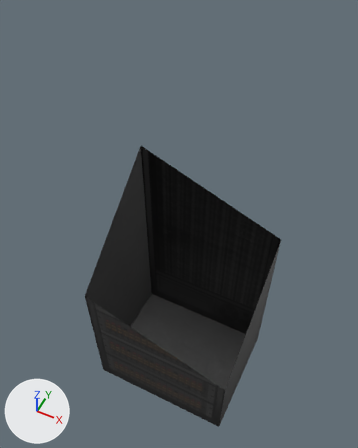
Renders of the FBX model Assets/Models/Props/Tech.fbx from each side of a commit.
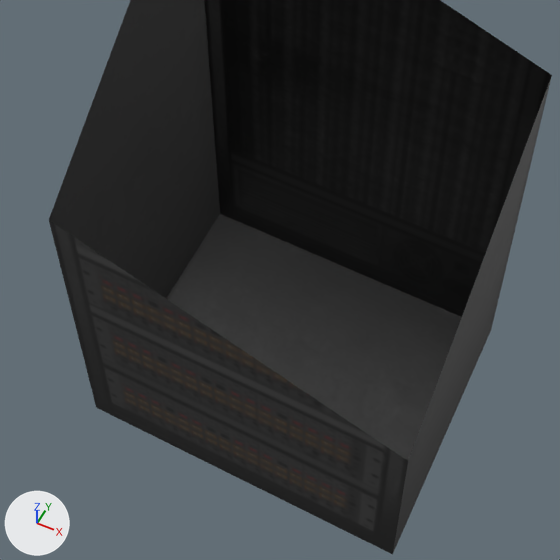
Old and new are each drawn whole from a 50 mm lens placed at (1.66, -3.43, 7.42), pointed at (-0.19, 0.27, 2.79) and again close up on the part from 18% to 79% of the width and 47% to 96% of the height. Arrows for +X, +Y and +Z are at lower left; the lights stay in place. Everything nearer to the camera than a plane just in front of the edit is cut away.

Objects in the first close-up: 'Server'.
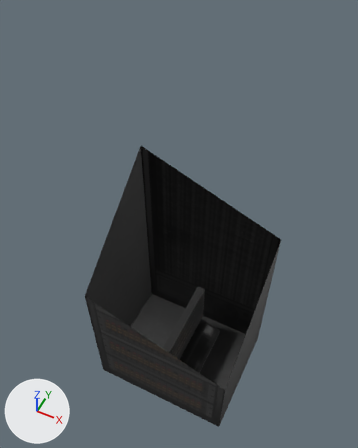
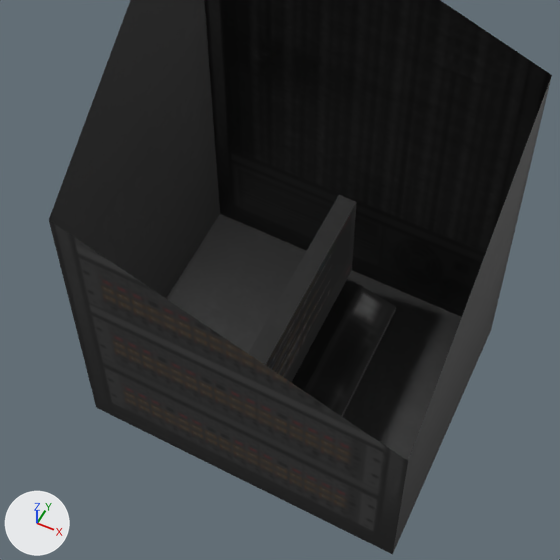
The change, as JSON lines over the scene's bpy script:
```json
{"op": "add", "block": "me_cube_002", "code": ["me_cube_002 = bpy.data.meshes.new('Cube.002')", "me_cube_002.from_pydata(...)  # 22 vertices, 21 faces; spans x -0.13..0.39, y -0.65..0.65, z 0.0..1.04", "me_cube_002.materials.append(mat_tech)  # picture img_tech_atlas_png"]}
{"op": "add", "block": "ob_pc", "code": ["ob_pc = bpy.data.objects.new('PC', me_cube_002)", "ob_pc.location = (0.0, 0.0, 0.0)"]}
```

Changed parts and their boxes (x1, y1, x2, y2) in the close-ups (560 x 560 px):
```json
{"object": "PC", "change": "added", "after": [248, 195, 396, 417], "on screen": "black"}
```
